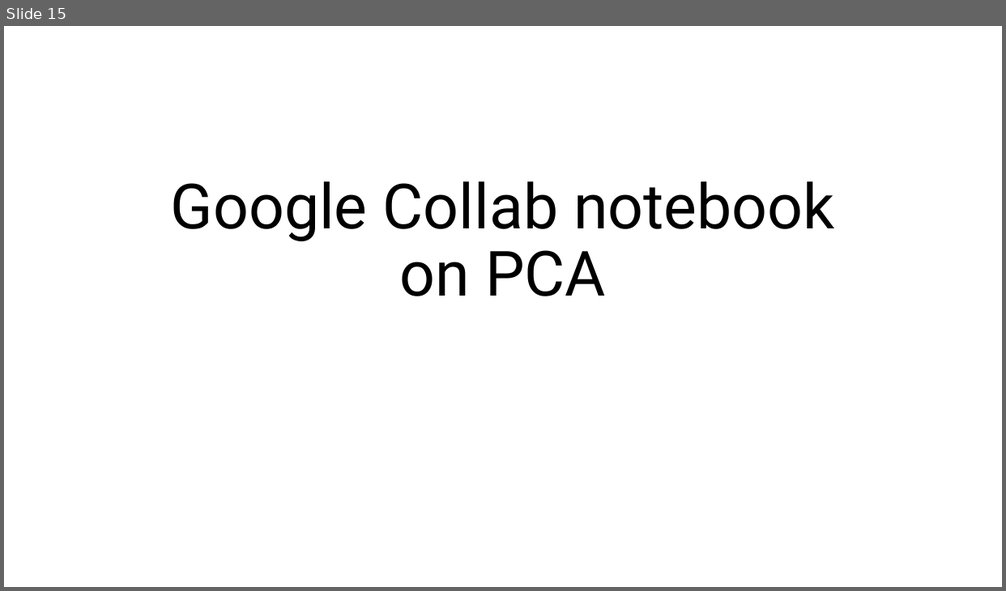
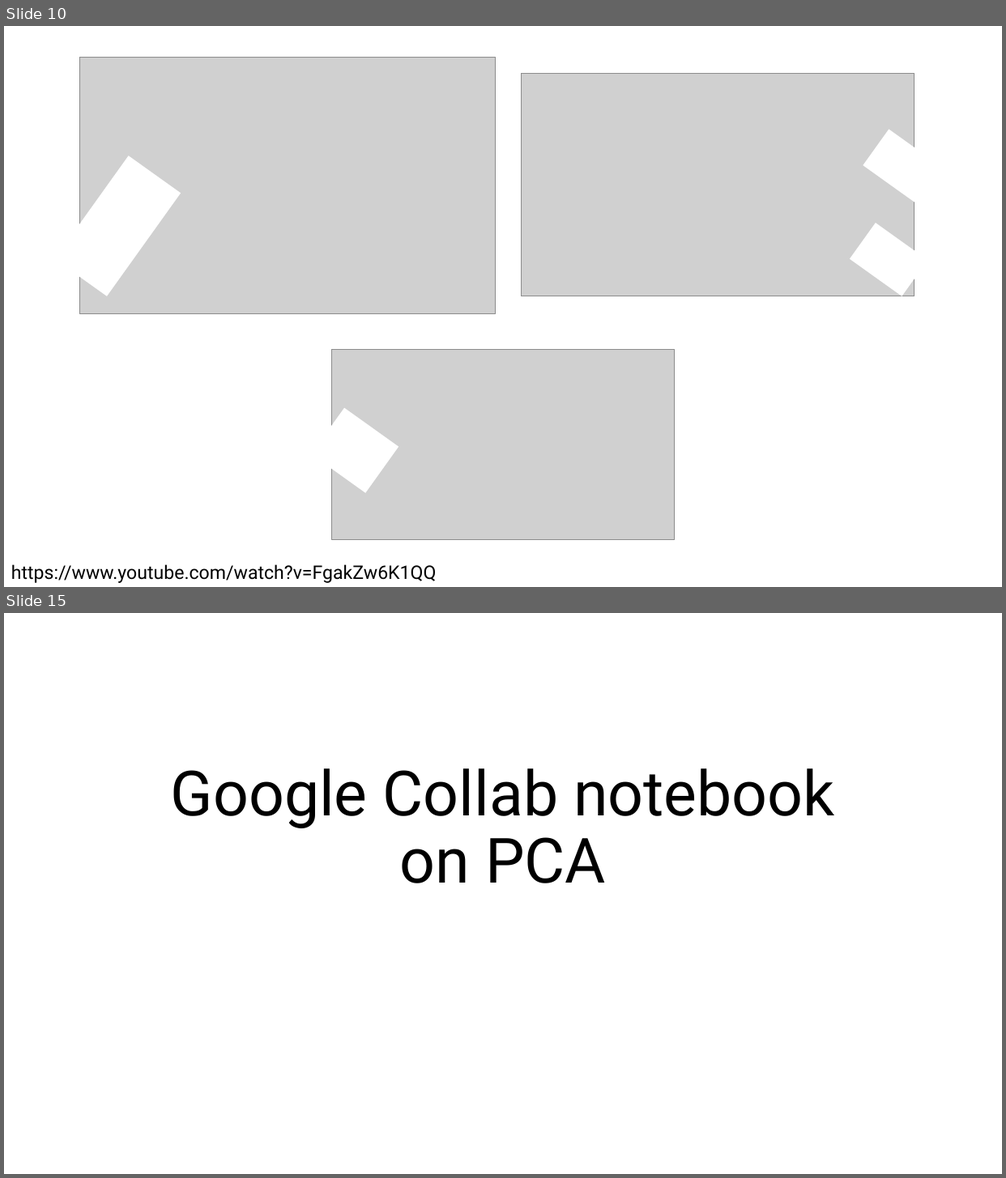
Before and after one commit to icomse/8th_workshop_MachineLearning, a slide deck: Day_4/dimensionality_reduction.pptx. Shown one above the other, each under a label of ours: slide 15 before the commit, slides 10 and 15 after it; the slides between them are not shown. The pictures are 1006x591 and 1006x1178 pixels, drawn with LibreOffice and Linux fonts; fonts in the diff are those of the drawing; grey boxes stand for pictures. Boxes give left, top, right and bottom in pixels: in the first picture for what was removed or moved away, otherwise in the second. Text is boxed around its words. In the diff, an @@ line names an element or a change of style, - is before the commit and + after.

```diff
--- a/Day_4/dimensionality_reduction.pptx
+++ b/Day_4/dimensionality_reduction.pptx
@@ slide 10 added at [4, 26, 1002, 587], background #FFFFFF @@
@@ picture added at [80, 57, 496, 314] @@
@@ picture added at [522, 73, 914, 297] @@
@@ rectangle added at [863, 129, 941, 203], fill #FFFFFF @@
@@ rectangle added at [54, 156, 181, 297], fill #FFFFFF @@
@@ rectangle added at [850, 223, 928, 296], fill #FFFFFF @@
@@ picture added at [332, 349, 674, 540] @@
@@ rectangle added at [311, 408, 398, 493], fill #FFFFFF @@
@@ text added at [11, 565, 437, 583], 18 pt, text #000000 @@
+https://www.youtube.com/watch?v=FgakZw6K1QQ
```
Also in this commit, not shown: 11 other slides added, 12 slides removed.
